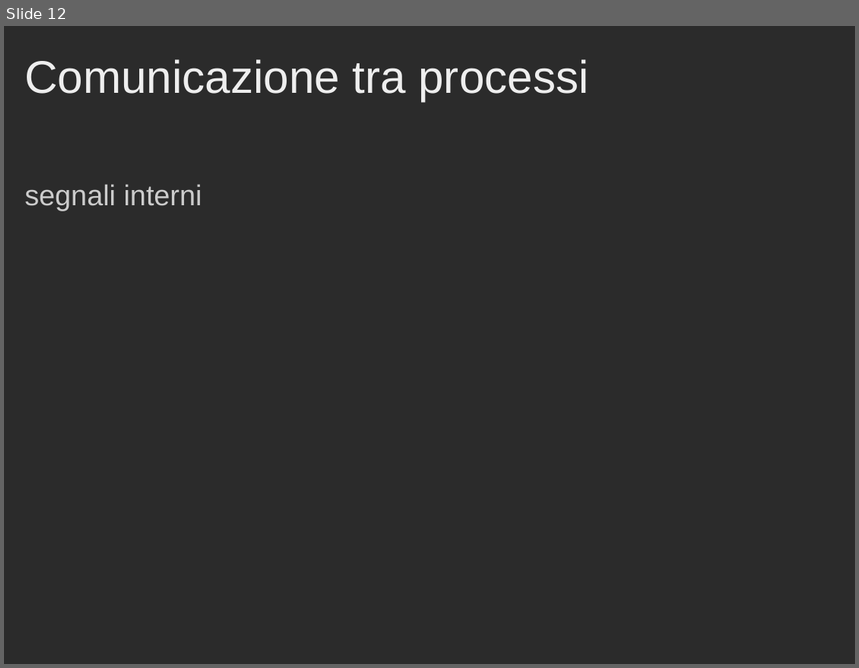
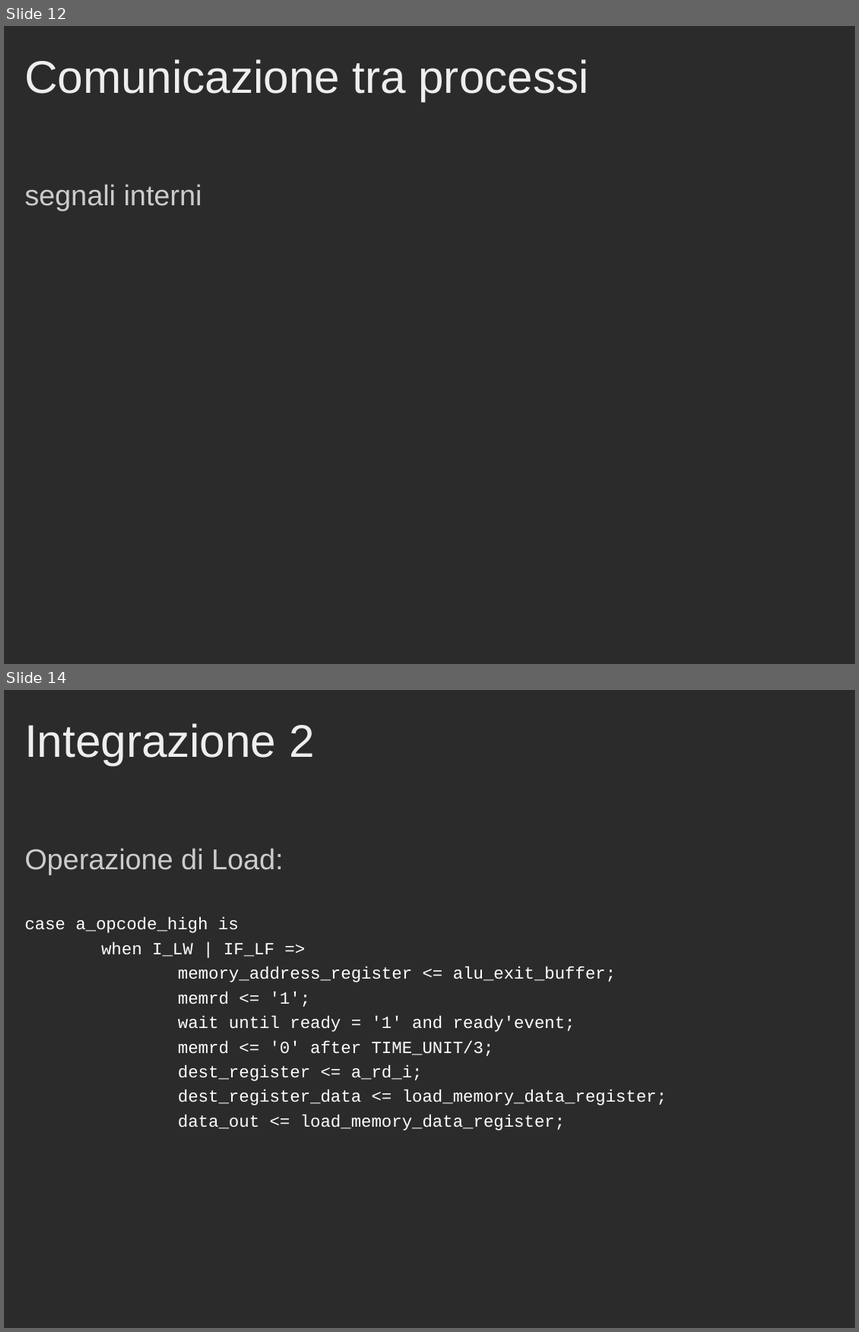
Before and after one commit to Muffo/dlxcache, a slide deck: Presentazione_Progetto_Cache.ppt. Shown one above the other, each under a label of ours: slide 12 before the commit, slides 12 and 14 after it; the slides between them are not shown. The pictures are 859x668 and 859x1332 pixels, drawn with LibreOffice and Linux fonts; fonts in the diff are those of the drawing; background and template pictures are left out; a plain dark background stands for a picture behind light text. Boxes give left, top, right and bottom in pixels: in the first picture for what was removed or moved away, otherwise in the second. Text is boxed around its words. In the diff, an @@ line names an element or a change of style, - is before the commit and + after.

```diff
--- a/Presentazione_Progetto_Cache.ppt
+++ b/Presentazione_Progetto_Cache.ppt
@@ slide 14 added at <box>4,690,855,1328</box>, background picture (left out) @@
@@ title added at <box>25,723,314,765</box>, 43 pt, text #EEEEEE @@
+Integrazione 2
@@ text added at <box>25,848,667,1131</box>, 16 pt, text #FFFFFF @@
+Operazione di Load:
+case a_opcode_high is
+when I_LW | IF_LF =>
+memory_address_register <= alu_exit_buffer;
+memrd <= '1';
+wait until ready = '1' and ready'event;
+memrd <= '0' after TIME_UNIT/3;
+dest_register <= a_rd_i;
+dest_register_data <= load_memory_data_register;
+data_out <= load_memory_data_register;
```
Also in this commit, not shown: 3 other slides added, 2 slides removed.
